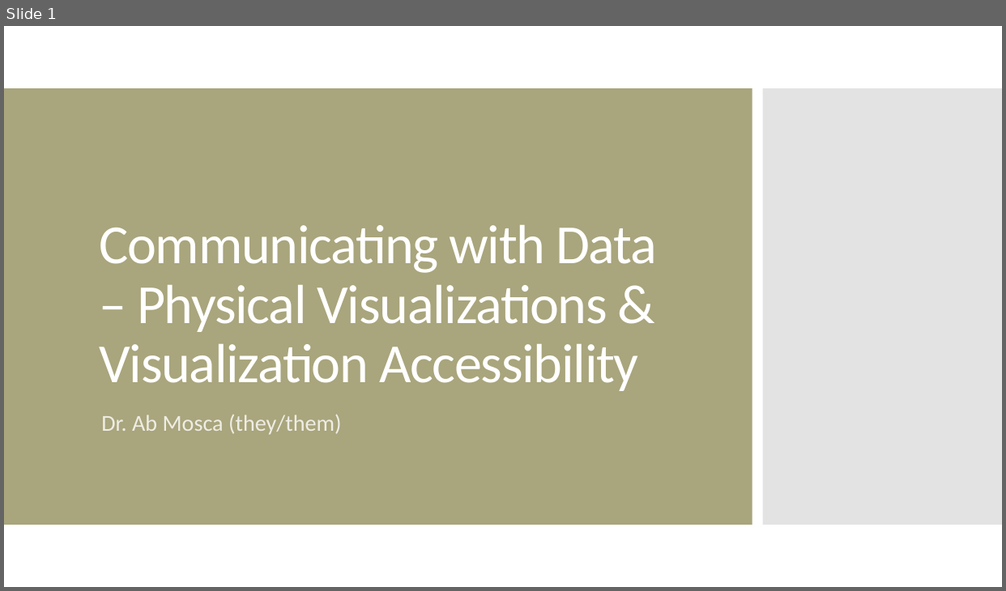
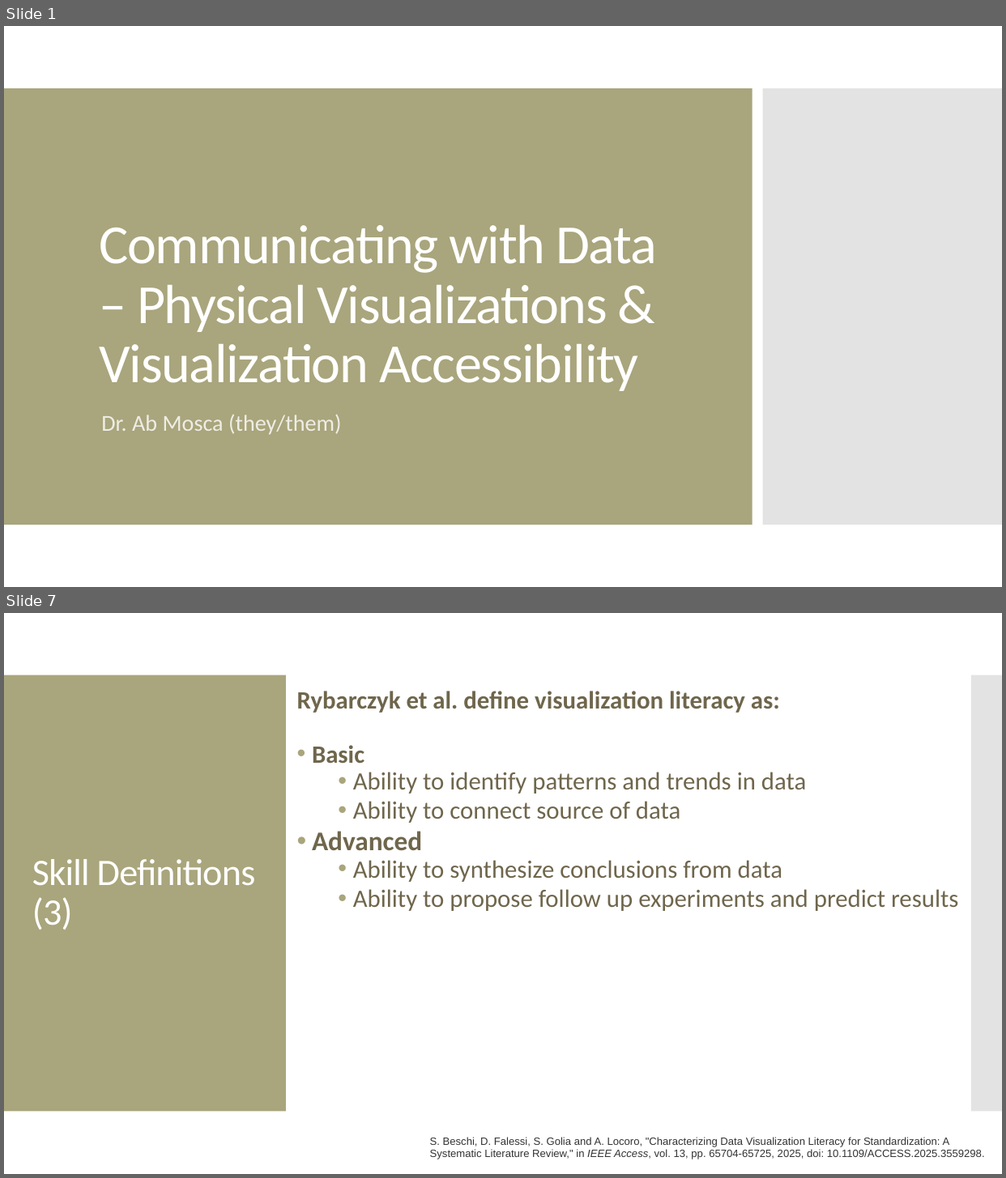
Before and after one commit to amosca01/SDS-CSC109, a slide deck: slides/13-visualization-literacy.pptx. Shown one above the other, each under a label of ours: slide 1 before the commit, slides 1 and 7 after it; the slides between them are not shown. The pictures are 1006x591 and 1006x1178 pixels, drawn with LibreOffice and Linux fonts; fonts in the diff are those of the drawing. Boxes give left, top, right and bottom in pixels: in the first picture for what was removed or moved away, otherwise in the second. Text is boxed around its words. In the diff, an @@ line names an element or a change of style, - is before the commit and + after.

```diff
--- a/slides/13-visualization-literacy.pptx
+++ b/slides/13-visualization-literacy.pptx
@@ slide 7 added at <box>4,613,1002,1174</box>, background #FFFFFF @@
@@ rectangle added at <box>4,675,286,1112</box>, fill #A9A57C @@
@@ rectangle added at <box>971,675,1002,1112</box>, fill #C8C8C8 at 50% opacity @@
@@ text added at <box>297,691,958,911</box>, 24 pt, text #6F664C @@
+Rybarczyk et al. define visualization literacy as:
+• Basic
+  • Ability to identify patterns and trends in data
+  • Ability to connect source of data
+• Advanced
+  • Ability to synthesize conclusions from data
+  • Ability to propose follow up experiments and predict results
@@ title added at <box>32,859,256,930</box>, 36 pt, text #FFFFFF @@
+Skill Definitions (3)
@@ text added at <box>430,1137,985,1160</box>, 10.2 pt, text #333333 @@
+S. Beschi, D. Falessi, S. Golia and A. Locoro, "Characterizing Data Visualization Literacy for Standardization: A Systematic Literature Review," in IEEE Access, vol. 13, pp. 65704-65725, 2025, doi: 10.1109/ACCESS.2025.3559298.
```
Also in this commit, not shown: 1 slide changed, 36 other slides added, 4 other files.
